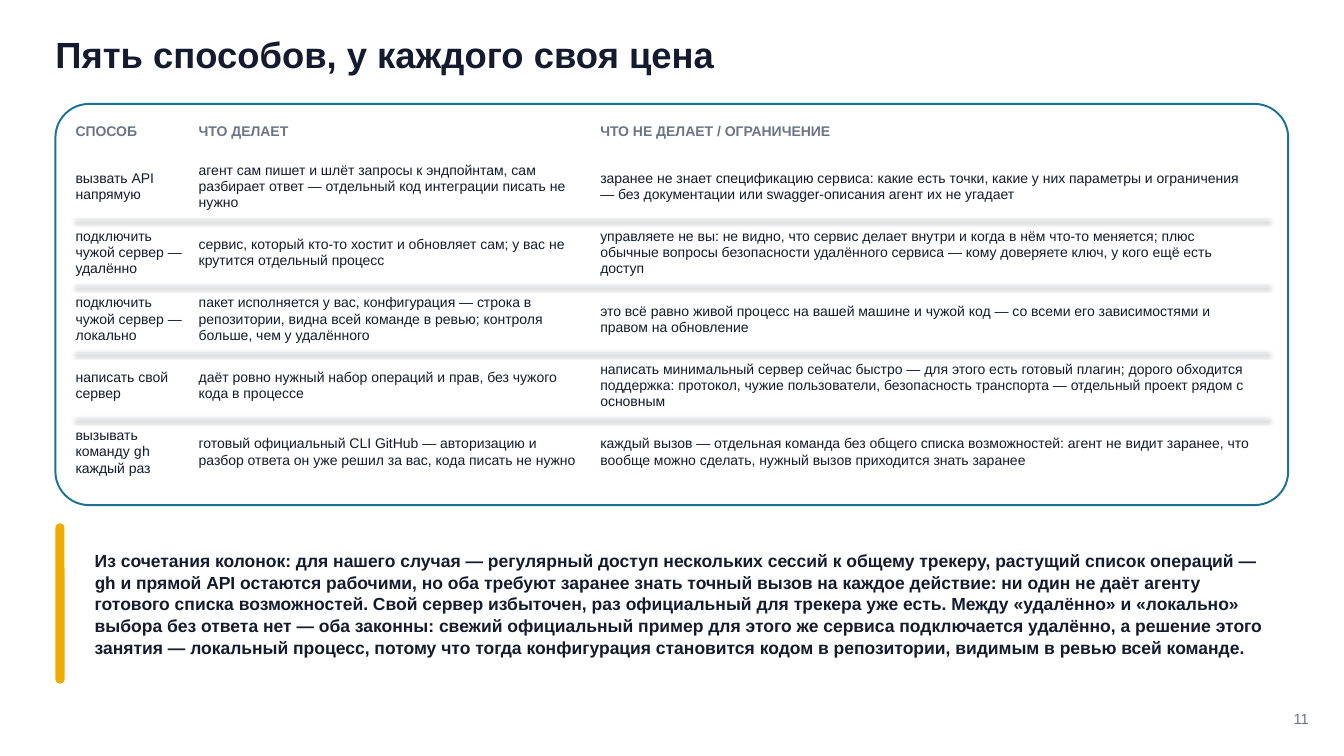
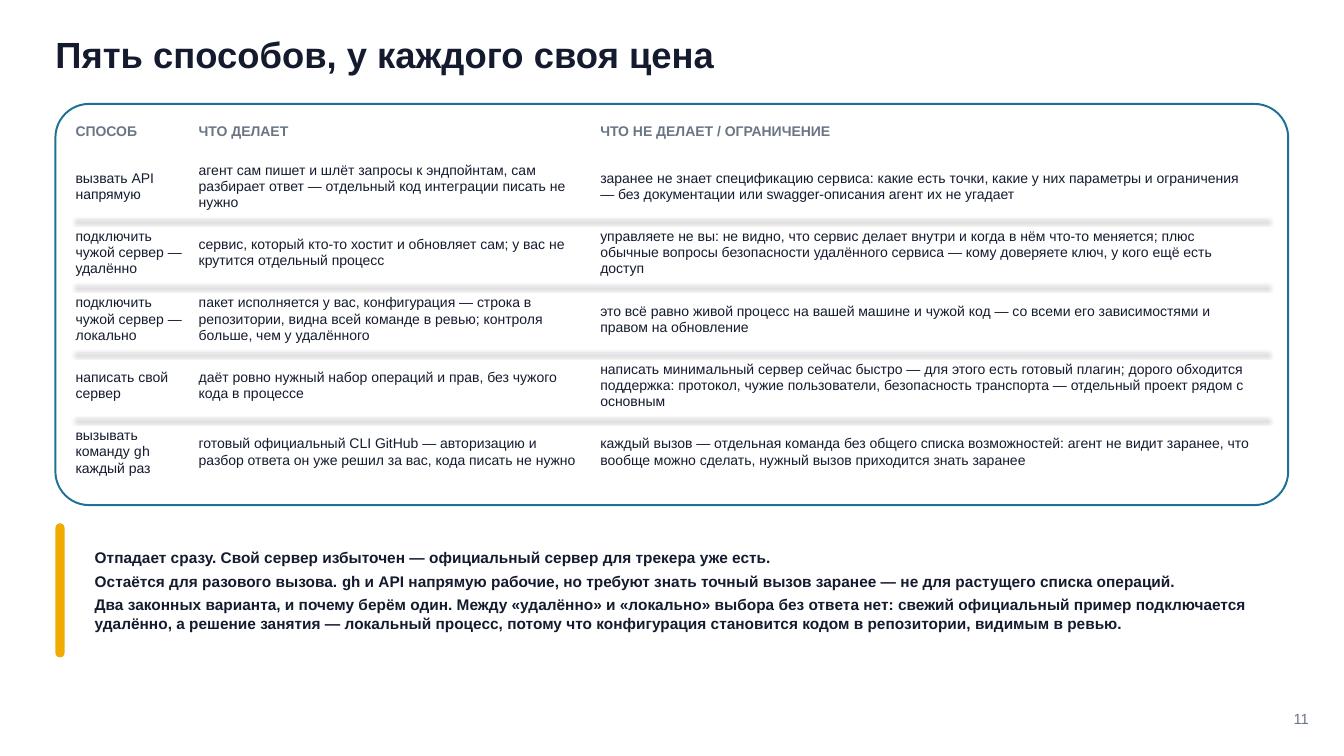
Before and after one commit to tellina-study/AI-usage-lessons, a slide deck: slide 11 of library/seminars/sem-06/rendered/sem-06.pptx. Drawn at 1344x756 pixels with LibreOffice and Linux fonts; fonts in the diff are those of the drawing. Boxes give left, top, right and bottom in pixels: in the first picture for what was removed or moved away, otherwise in the second. Text is boxed around its words. In the diff, an @@ line names an element or a change of style, - is before the commit and + after.

```diff
--- a/library/seminars/sem-06/rendered/sem-06.pptx
+++ b/library/seminars/sem-06/rendered/sem-06.pptx
@@ rounded rectangle: place and size @@
-rounded rectangle at [55, 523, 65, 684]
+rounded rectangle at [55, 523, 65, 657]
@@ text at [95, 551, 1245, 633]: text changed; size 12.5 to 11 pt @@
-Из сочетания колонок: для нашего случая — регулярный доступ нескольких сессий к общему трекеру, растущий список операций — gh и прямой API остаются рабочими, но оба требуют заранее знать точный вызов на каждое действие: ни один не даёт агенту готового списка возможностей. Свой сервер избыточен, раз официальный для трекера уже есть. Между «удалённо» и «локально» выбора без ответа нет — оба законны: свежий официальный пример для этого же сервиса подключается удалённо, а решение этого занятия — локальный процесс, потому что тогда конфигурация становится кодом в репозитории, видимым в ревью всей команде.
+Отпадает сразу. Свой сервер избыточен — официальный сервер для трекера уже есть.
+Остаётся для разового вызова. gh и API напрямую рабочие, но требуют знать точный вызов заранее — не для растущего списка операций.
+Два законных варианта, и почему берём один. Между «удалённо» и «локально» выбора без ответа нет: свежий официальный пример подключается удалённо, а решение занятия — локальный процесс, потому что конфигурация становится кодом в репозитории, видимым в ревью.
```
Also in this commit, not shown: 39 other slides changed, 1 slide removed, 53 other files.
